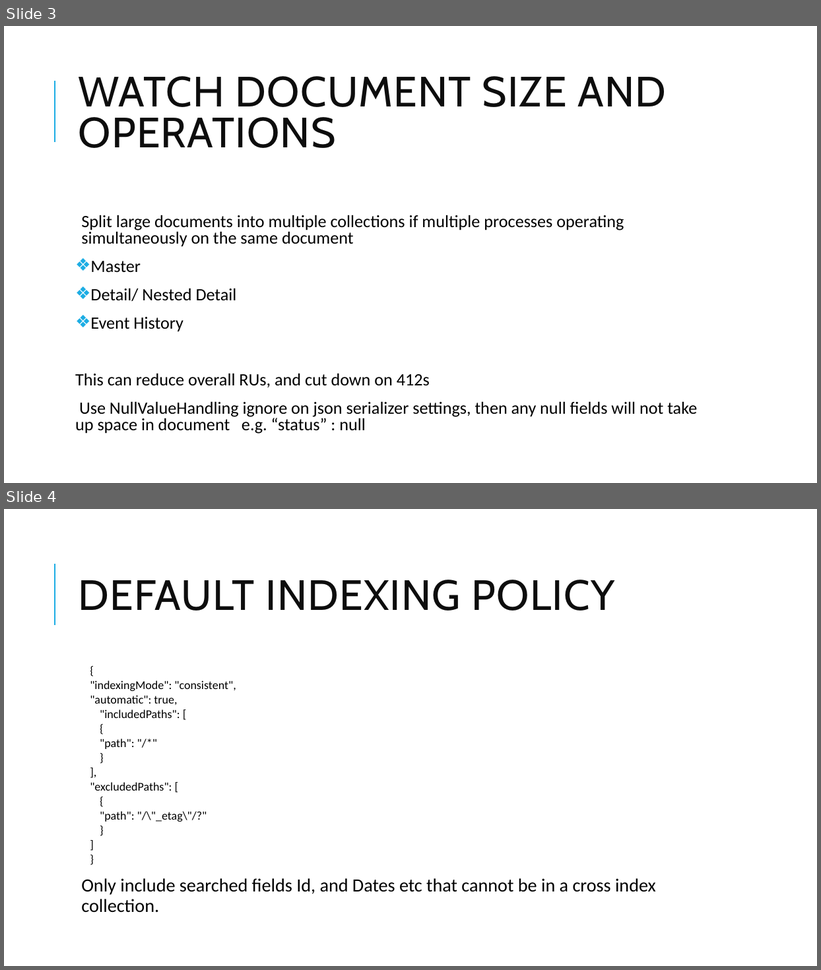
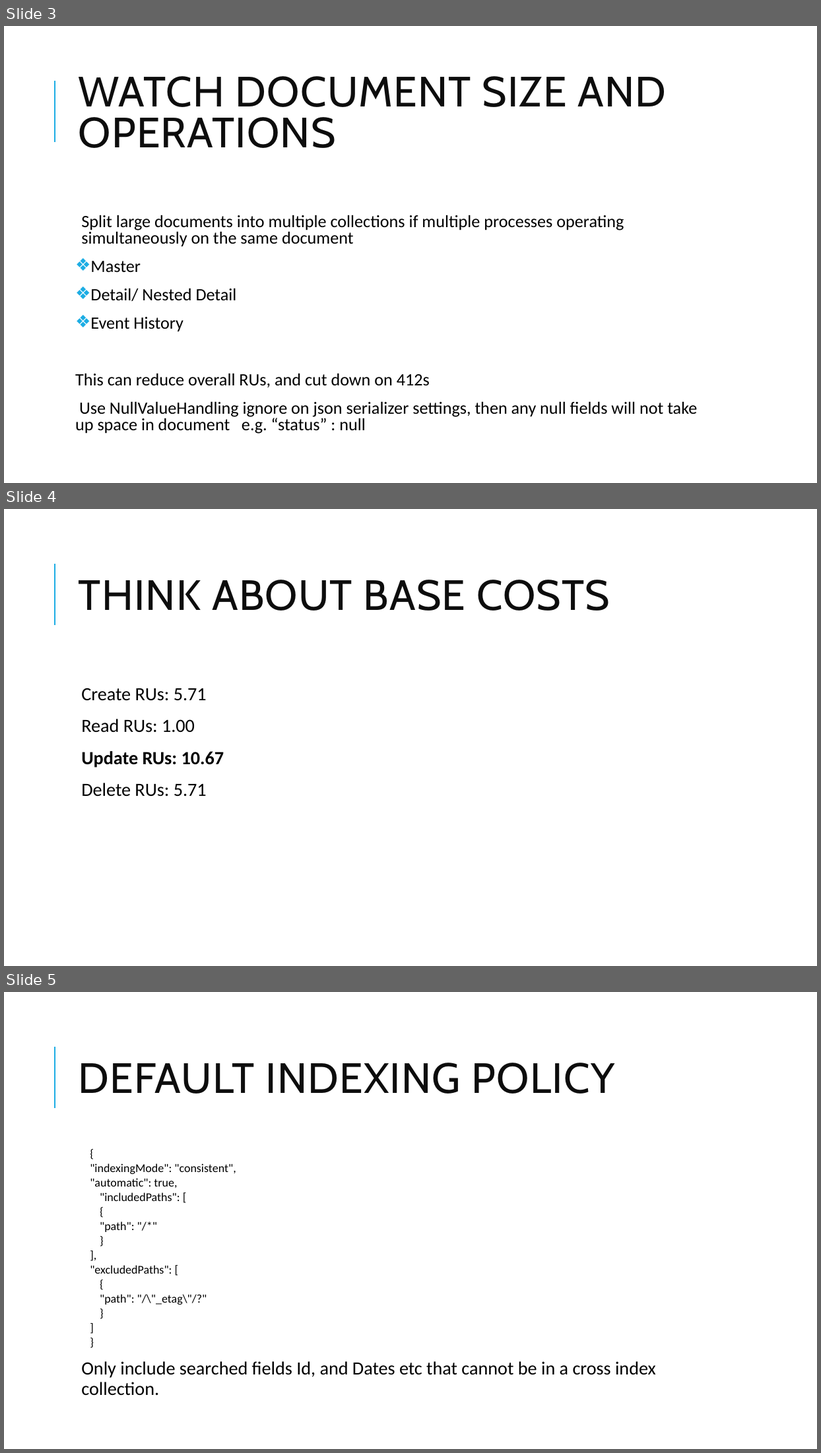
Before and after one commit to maryfromcolorado/CosmosDeepDive, a slide deck: Cosmos Deep Dive.pptx. Shown one above the other, each under a label of ours: slides 3 and 4 before the commit, slides 3, 4 and 5 after it. The pictures are 821x970 and 821x1453 pixels, drawn with LibreOffice and Linux fonts; fonts in the diff are those of the drawing. Boxes give left, top, right and bottom in pixels: in the first picture for what was removed or moved away, otherwise in the second. Text is boxed around its words. In the diff, an @@ line names an element or a change of style, - is before the commit and + after.

```diff
--- a/Cosmos Deep Dive.pptx
+++ b/Cosmos Deep Dive.pptx
@@ slide 4 added at (4, 509, 817, 966), background #FFFFFF; not listed: 1 template element that a slide beside it also shows @@
@@ title added at (79, 580, 610, 611), 50 pt, text #0D0D0D @@
+THINK ABOUT BASE COSTS
@@ text added at (81, 688, 224, 797), 22 pt, text #000000 @@
+  Create RUs: 5.71
+  Read RUs: 1.00
+  Update RUs: 10.67
+  Delete RUs: 5.71
@@ what was slide 4 is now slide 5 @@
```
Also in this commit, not shown: 1 slide changed.
